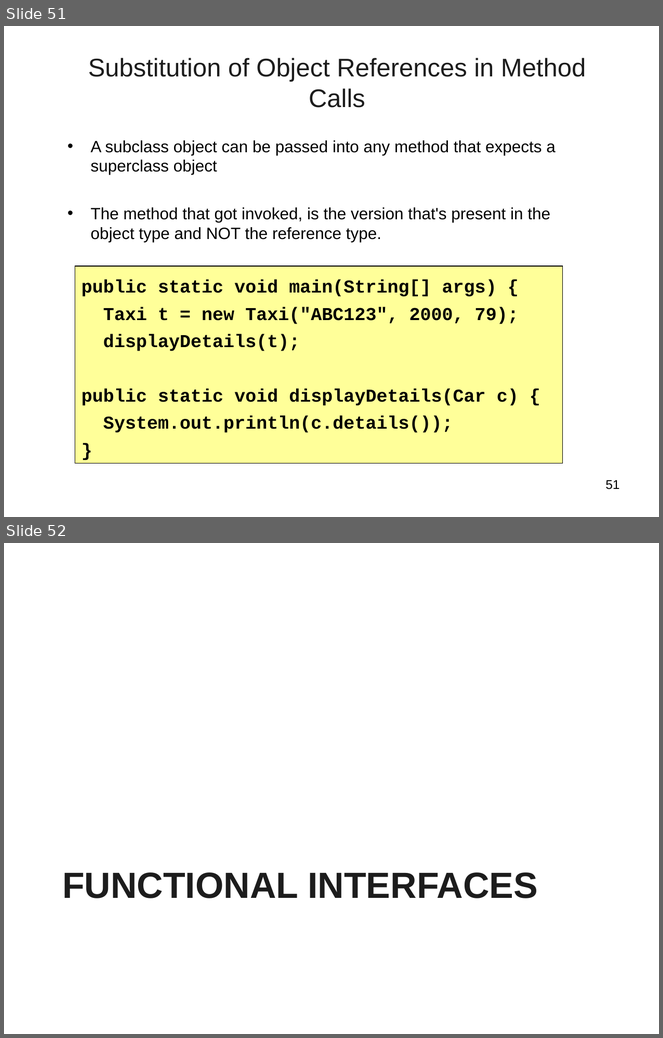
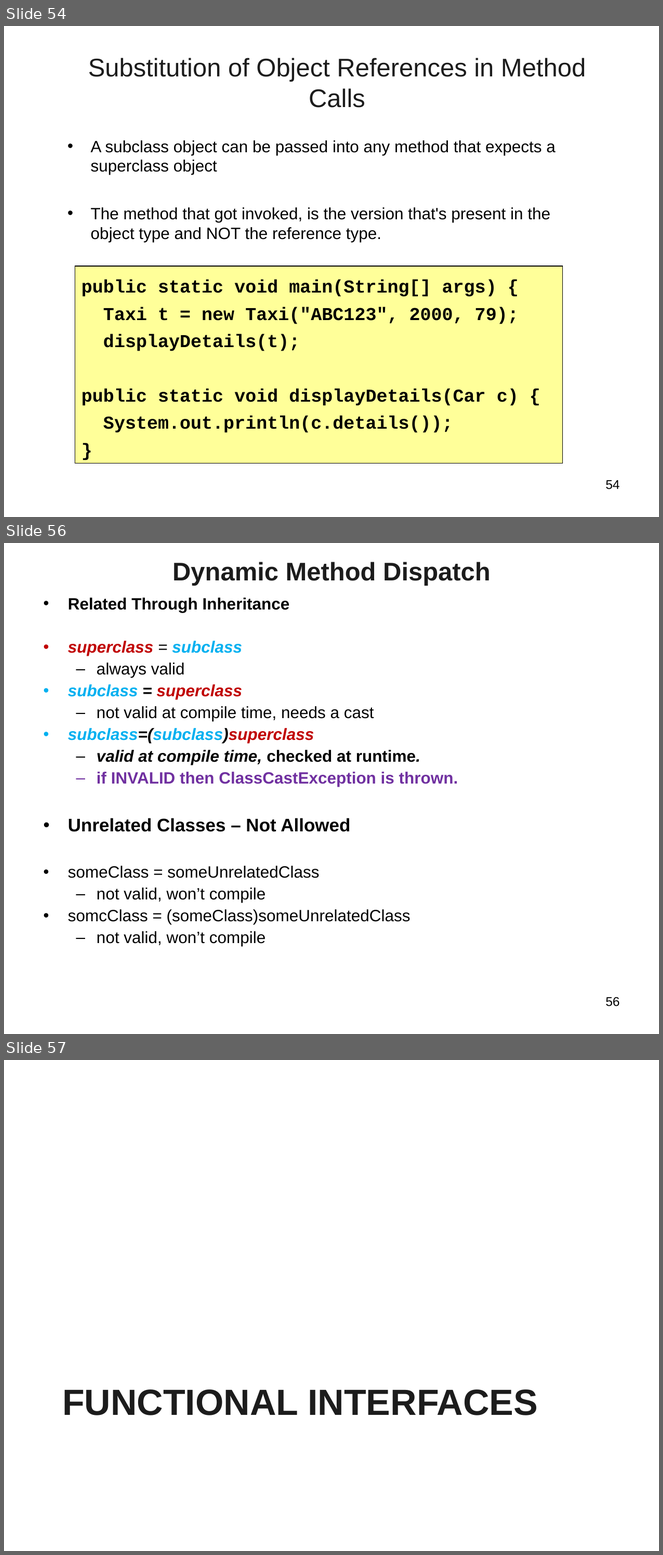
Before and after one commit to vatsanTraining/freshers_dec_2021, a slide deck: JavaModule_2_Excella.ppt. Shown one above the other, each under a label of ours: slides 51 and 52 before the commit, slides 54, 56 and 57 after it; the slides between them are not shown. The pictures are 663x1038 and 663x1555 pixels, drawn with LibreOffice and Linux fonts; fonts in the diff are those of the drawing; background and template pictures are left out. Boxes give left, top, right and bottom in pixels: in the first picture for what was removed or moved away, otherwise in the second. Text is boxed around its words. In the diff, an @@ line names an element or a change of style, - is before the commit and + after.

```diff
--- a/JavaModule_2_Excella.ppt
+++ b/JavaModule_2_Excella.ppt
@@ slide 56 added at [4, 543, 659, 1034], background picture (left out) @@
@@ title added at [172, 562, 491, 586], 28 pt, text #1C1C1C, bold @@
+Dynamic Method Dispatch
@@ text added at [68, 598, 458, 947], 18 pt, text #000000, bold @@
+• Related Through Inheritance
+• superclass = subclass
+  – always valid
+• subclass = superclass
+  – not valid at compile time, needs a cast
+• subclass=(subclass)superclass
+  – valid at compile time, checked at runtime.
+  – if INVALID then ClassCastException is thrown.
+• Unrelated Classes – Not Allowed
+• someClass = someUnrelatedClass
+  – not valid, won’t compile
+• somcClass = (someClass)someUnrelatedClass
+  – not valid, won’t compile
@@ page number added at [606, 997, 620, 1007], 14 pt, text #000000 @@
+56
@@ what was slide 51 is now slide 54 @@
@@ page number at [606, 480, 620, 490]: text changed @@
-51
+54
@@ what was slide 52 is now slide 57 @@
```
Also in this commit, not shown: 12 slides changed, 15 other slides added, 9 slides removed.
